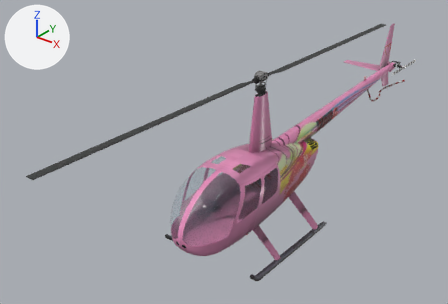
The glTF model r44/xena.gltf: old version first, new version second.
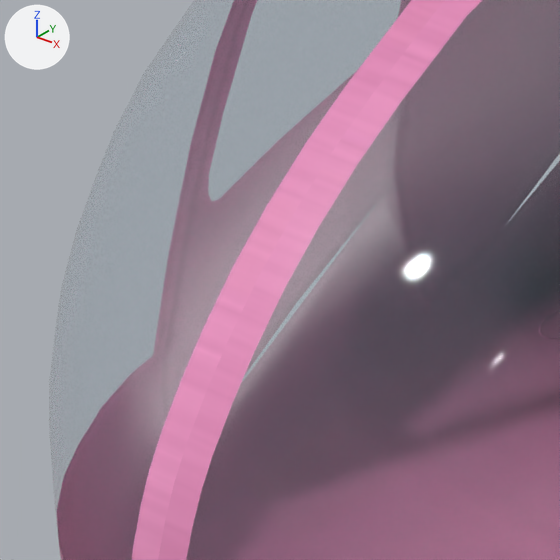
The first picture shows the older version from a camera (50 mm lens) standing at (6.29, -11.18, 5.37) and looking at (-0.91, -2.17, -0.21). The close-ups show the older and then the newer version on the part from 37% to 49% of the width and 60% to 77% of the height of that picture. Only the edits that show in the close-ups are written down. The lights are fixed; the arrows at upper left show +X, +Y and +Z.

The first close-up shows 'Exterior'.
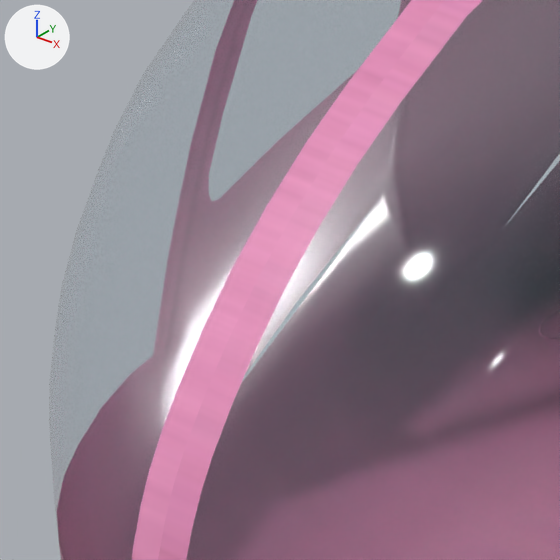
Where the newer file only moved an object's origin or applied its transform, the numbers keep the older frame.

Where the change shows, as pixel boxes (x1, y1, x2, y2) in the close-ups (560 x 560 px):
```json
{"object": "Exterior", "change": "surface changed", "before": [61, 0, 509, 560], "after": [61, 0, 509, 560]}
```

Edits to the scene script, one JSON object a line:
```json
{"op": "add", "block": "img_xena_0_webp", "code": ["img_xena_0_webp = load_image('xena_0.webp', 'l/xena_0.webp', 2048, 2048, 'sRGB')"]}
{"op": "set", "path": "mat_livery0_defaultwhite_0.texture", "old": "img_xena_0_jpg", "new": "img_xena_0_webp"}
{"op": "add", "block": "mat_livery0_defaultwhite_0", "code": "mat_livery0_defaultwhite_0.coat_weight = 0.6"}
{"op": "add", "block": "mat_livery0_defaultwhite_0", "code": "mat_livery0_defaultwhite_0.coat_roughness = 0.08"}
{"block": "mat_livery0_transparent_5", "where": "n0 = _N.new('ShaderNodeBsdfPrincipled'); n0.name = 'Principled BSDF'"}
{"op": "add", "block": "mat_livery0_transparent_5", "code": "n0.inputs[19].default_value = 0.6  # 'Coat Weight'"}
{"op": "add", "block": "mat_livery0_transparent_5", "code": "n0.inputs[20].default_value = 0.08  # 'Coat Roughness'"}
{"block": "mat_livery0_transparent_5", "where": "n3 = _N.new('ShaderNodeTexImage'); n3.name = 'Image Texture'"}
{"op": "set", "path": "n3.image", "old": "img_xena_0_jpg", "new": "img_xena_0_webp"}
```
